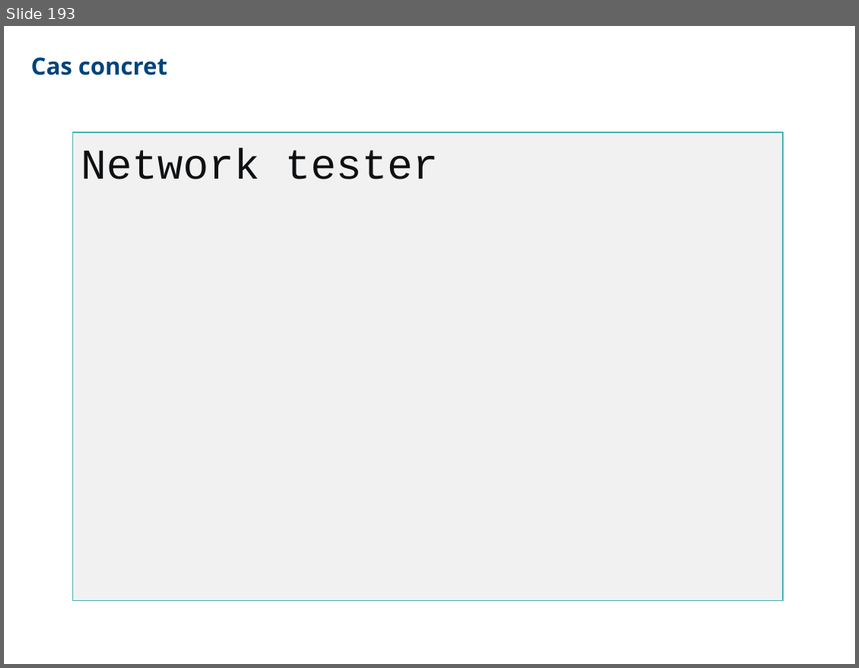
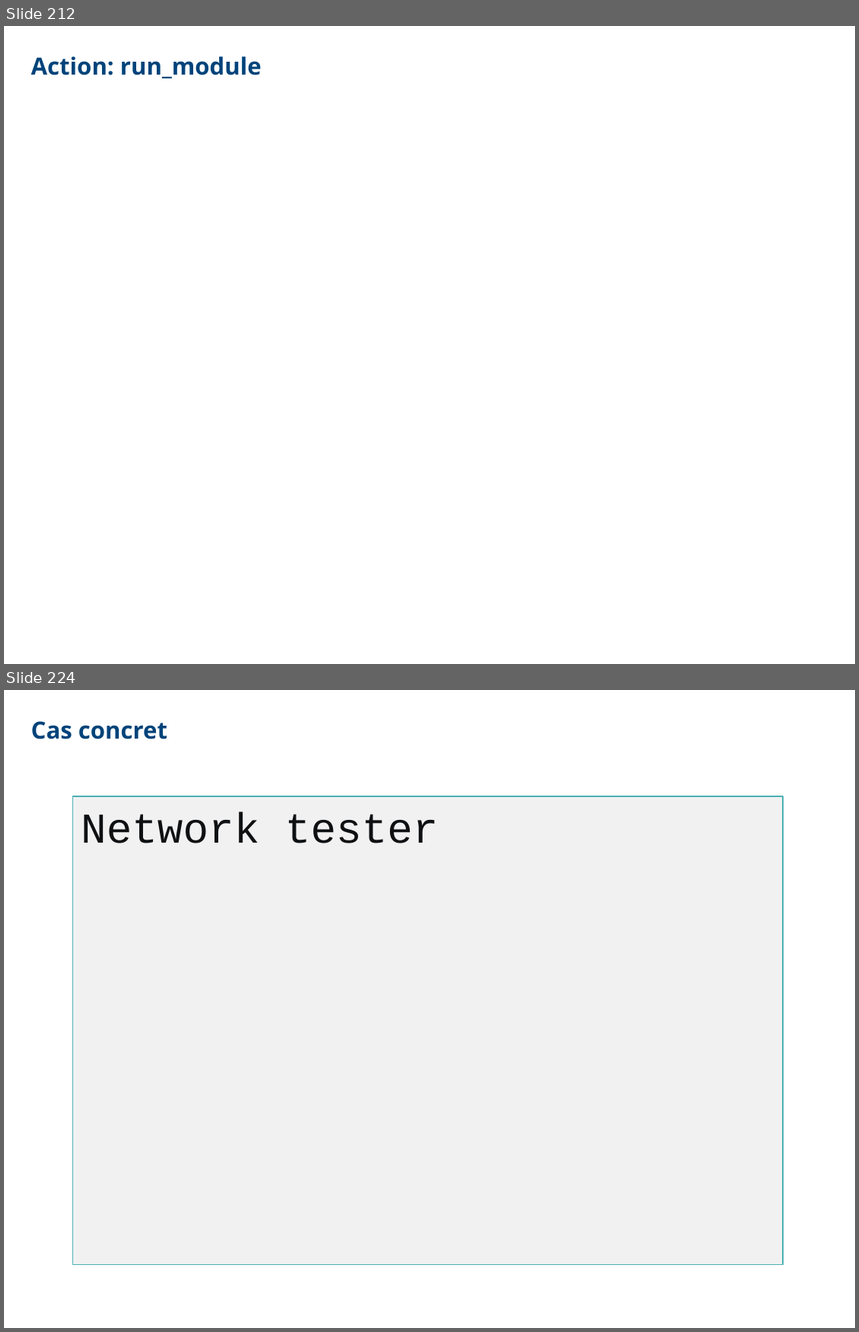
Before and after one commit to CCoupel/ansible-training, a slide deck: Ansible Training.pptx. Shown one above the other, each under a label of ours: slide 193 before the commit, slides 212 and 224 after it; the slides between them are not shown. The pictures are 859x668 and 859x1332 pixels, drawn with LibreOffice and Linux fonts; fonts in the diff are those of the drawing. Boxes give left, top, right and bottom in pixels: in the first picture for what was removed or moved away, otherwise in the second. Text is boxed around its words. In the diff, an @@ line names an element or a change of style, - is before the commit and + after.

```diff
--- a/Ansible Training.pptx
+++ b/Ansible Training.pptx
@@ slide 212 added at (4,26,855,664), background #FFFFFF @@
@@ free added at (31,52,534,85), 20 pt, text #00437A, bold @@
+Action: run_module
@@ what was slide 193 is now slide 224 @@
```
Also in this commit, not shown: 30 other slides added, 9 other files.
